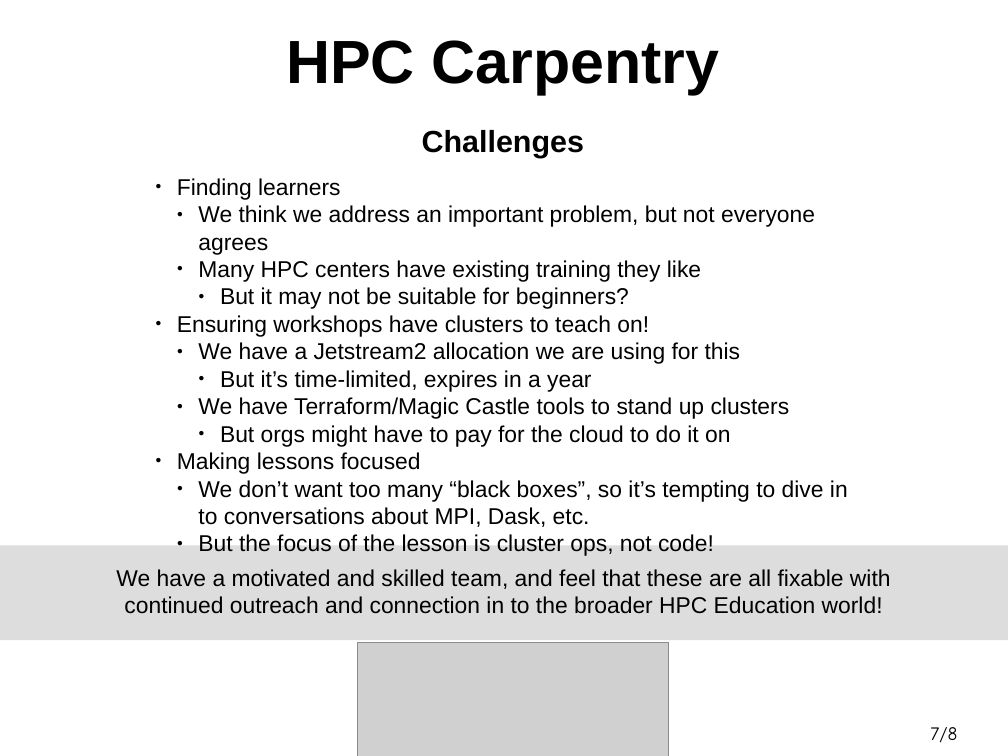
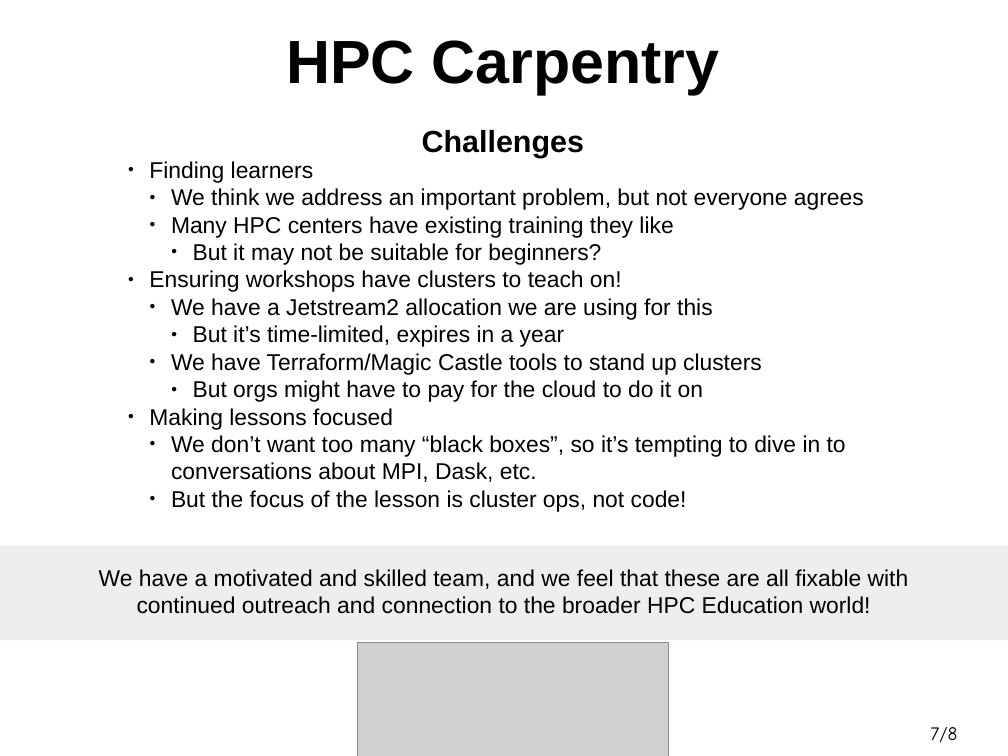
Before and after one commit to hpc-carpentry/coordination, a slide deck: slide 7 of conferences/SCA2024/sca2024_presentation.odp. Drawn at 1008x756 pixels with LibreOffice and Linux fonts; fonts in the diff are those of the drawing; grey boxes stand for pictures. Boxes give left, top, right and bottom in pixels: in the first picture for what was removed or moved away, otherwise in the second. Text is boxed around its words. In the diff, an @@ line names an element or a change of style, - is before the commit and + after.

```diff
--- a/conferences/SCA2024/sca2024_presentation.odp
+++ b/conferences/SCA2024/sca2024_presentation.odp
@@ text "Finding learners" rewrapped from bbox=[177, 178, 848, 527] to bbox=[149, 161, 864, 512] @@
@@ rectangle at bbox=[0, 545, 1008, 640]: fill #DDDDDD to #EEEEEE @@
@@ text at bbox=[99, 569, 909, 614]: text changed @@
-We have a motivated and skilled team, and feel that these are all fixable with continued outreach and connection in to the broader HPC Education world!
+We have a motivated and skilled team, and we feel that these are all fixable with continued outreach and connection to the broader HPC Education world!
```
Also in this commit, not shown: 4 other slides changed, 1 other file.
